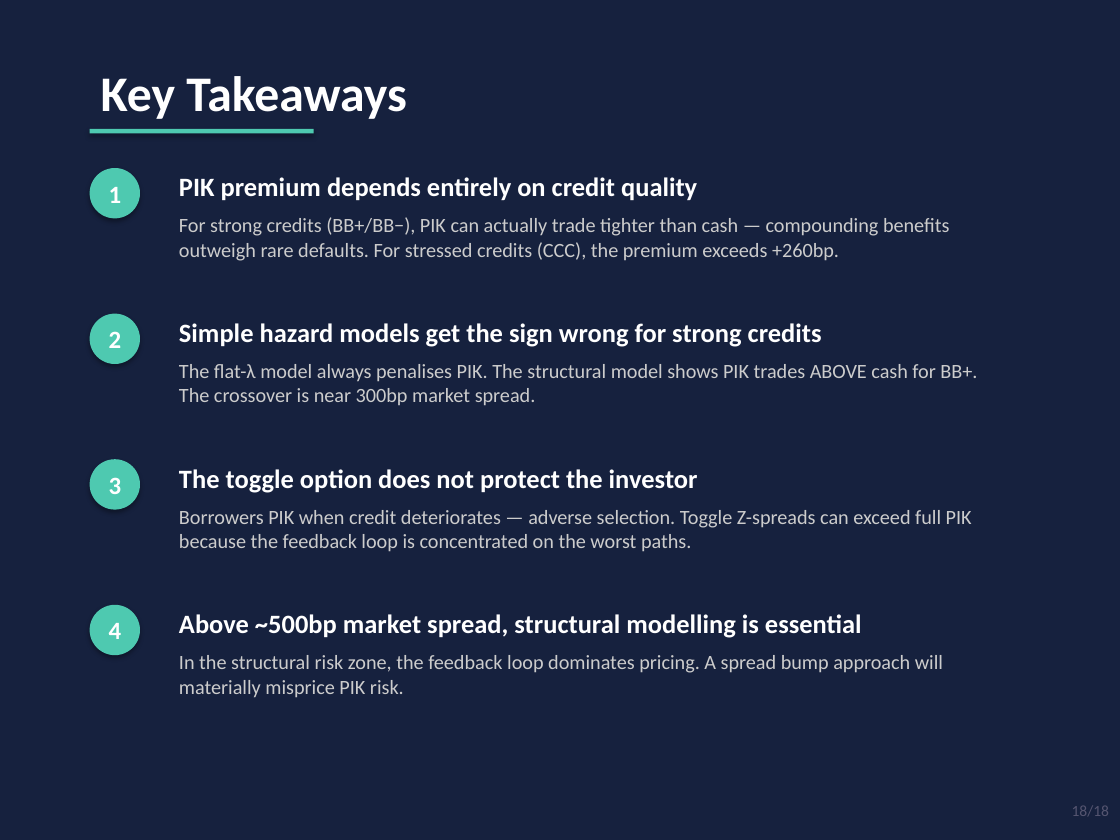
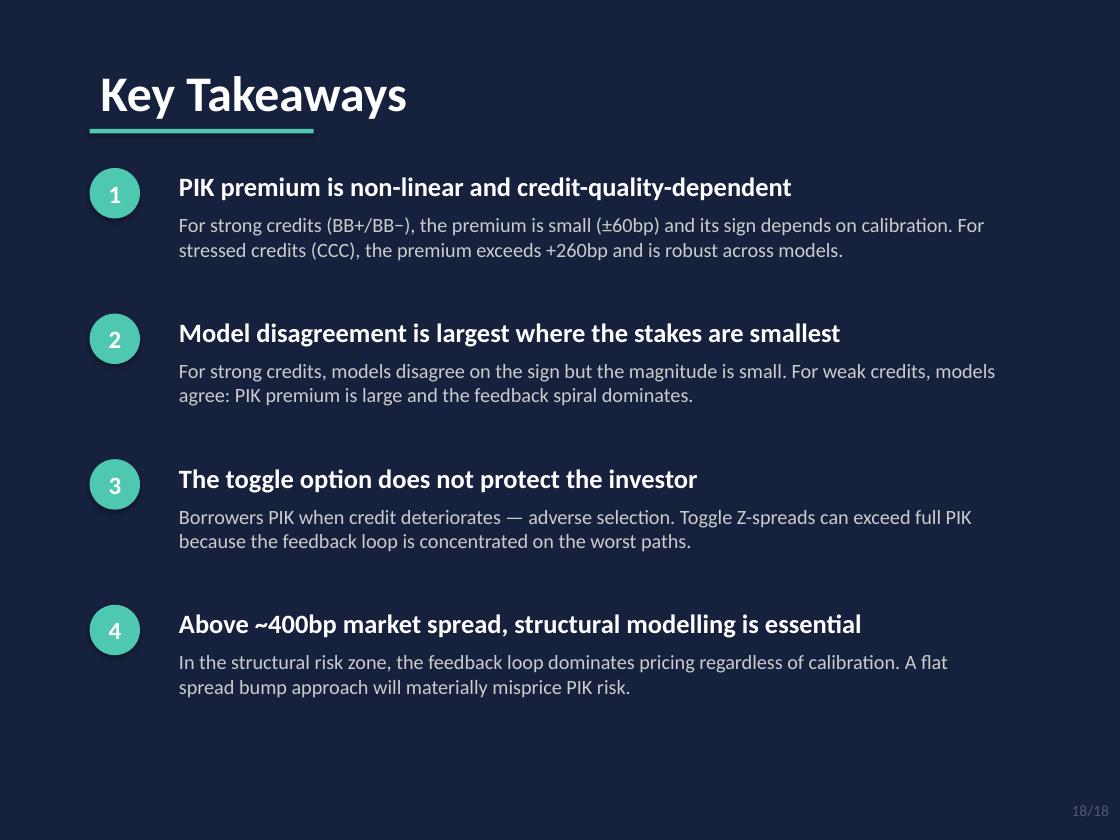
Before and after one commit to jeickmeier/rfin, a slide deck: slide 18 of finstack-py/examples/scripts/valuations/instruments/pik_coupon_pricing.pptx. Drawn at 1120x840 pixels with LibreOffice and Linux fonts; fonts in the diff are those of the drawing. Boxes give left, top, right and bottom in pixels: in the first picture for what was removed or moved away, otherwise in the second. Text is boxed around its words. In the diff, an @@ line names an element or a change of style, - is before the commit and + after.

```diff
--- a/finstack-py/examples/scripts/valuations/instruments/pik_coupon_pricing.pptx
+++ b/finstack-py/examples/scripts/valuations/instruments/pik_coupon_pricing.pptx
@@ text at box(179, 177, 792, 200): text changed @@
-PIK premium depends entirely on credit quality
+PIK premium is non-linear and credit-quality-dependent
@@ text at box(179, 217, 985, 261): text changed @@
-For strong credits (BB+/BB−), PIK can actually trade tighter than cash — compounding benefits outweigh rare defaults. For stressed credits (CCC), the premium exceeds +260bp.
+For strong credits (BB+/BB−), the premium is small (±60bp) and its sign depends on calibration. For stressed credits (CCC), the premium exceeds +260bp and is robust across models.
@@ text at box(179, 323, 841, 347): text changed @@
-Simple hazard models get the sign wrong for strong credits
+Model disagreement is largest where the stakes are smallest
@@ text at box(179, 364, 995, 406): text changed @@
-The flat-λ model always penalises PIK. The structural model shows PIK trades ABOVE cash for BB+. The crossover is near 300bp market spread.
+For strong credits, models disagree on the sign but the magnitude is small. For weak credits, models agree: PIK premium is large and the feedback spiral dominates.
@@ text at box(179, 614, 862, 638): text changed @@
-Above ~500bp market spread, structural modelling is essential
+Above ~400bp market spread, structural modelling is essential
@@ text at box(179, 655, 948, 698): text changed @@
-In the structural risk zone, the feedback loop dominates pricing. A spread bump approach will materially misprice PIK risk.
+In the structural risk zone, the feedback loop dominates pricing regardless of calibration. A flat spread bump approach will materially misprice PIK risk.
```
Also in this commit, not shown: 7 other slides changed, 23 other files.
